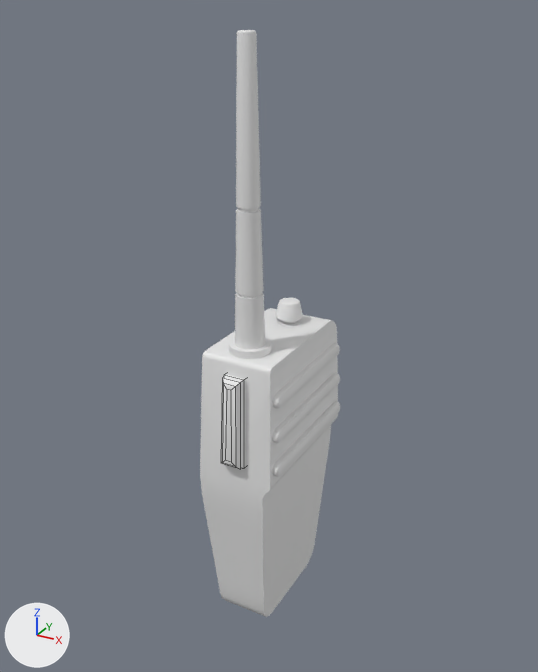
A saved change to the FBX model UntitledDuckGame/Assets/Models/radio.fbx.
Both versions are drawn from a 50 mm lens placed at (3.1003, -0.1852, 0.1891), pointed at (2.9986, -0.0003, 0.0966). The axes (+X, +Y, +Z) are drawn at lower left. The lights are the same throughout. The picture after the commit comes second. Mesh edges are drawn as thin lines on the coarser meshes. Where no turn or scale is listed for an object, it has been applied to the vertices.

The first picture shows 'radio_antenna', 'radio_base', 'radio_speak' and 1 more.
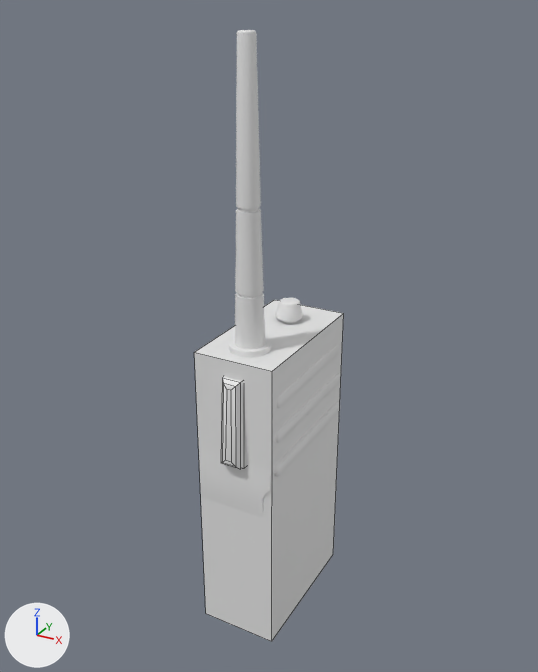
The newer file is also rescaled (x3.0), turned or shifted as a whole; pictures and numbers use the older file's frame.

The change, as a diff of the scene's bpy script:
```diff
--- a/UntitledDuckGame/Assets/Models/radio.fbx.py
+++ b/UntitledDuckGame/Assets/Models/radio.fbx.py
@@ me_cube_021 @@
+me_cube_021.from_pydata(...)  # a box spanning x -0.0128..0.0128, y -0.0242..0.0242, z 0.0..0.0983
@@ ob_radio_col @@
+ob_radio_col = bpy.data.objects.new('radio_COL', me_cube_021)
+ob_radio_col.location = (3.0, 0.0, 0.0)
```

What differs and where, as boxes [x1, y1, x2, y2] in the pictures (538 x 672 px):
'radio_COL', added: after [194, 300, 344, 641]
'radio_base', unchanged, covered by the edit: before [200, 308, 340, 617]; after [200, 345, 340, 518]
